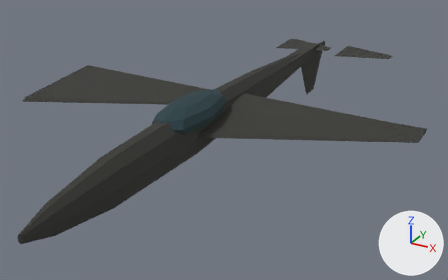
Two versions of the glTF model game/assets/units/su24_Destroyed.glb, one commit apart.
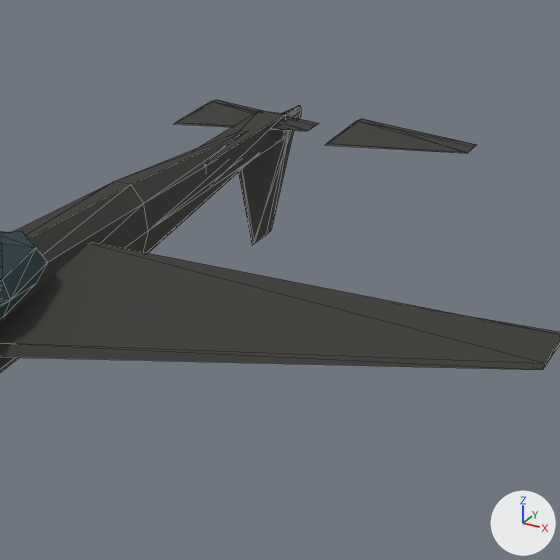
Old and new are each drawn whole from a camera (50 mm lens) standing at (12.36, -22.71, 11.87) and looking at (0.09, -0.4, 0.71) and again close up on the part from 47% to 95% of the width and 0% to 77% of the height. The axes (+X, +Y, +Z) are drawn at lower right. The lights are the same throughout. The last two pictures show the newer version. The close-ups show mesh edges as thin lines. Where no turn or scale is listed for an object, it has been applied to the vertices.

Names of what the first close-up shows: 'Cockpit', 'Elevator_L', 'Elevator_R', 'Fuselage', 'Rudder', 'TailBoom', 'Wing_R'.
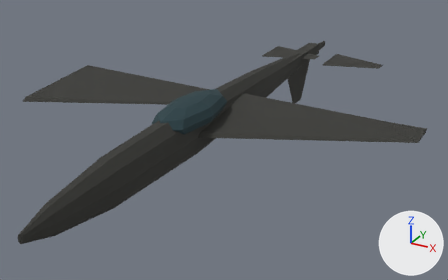
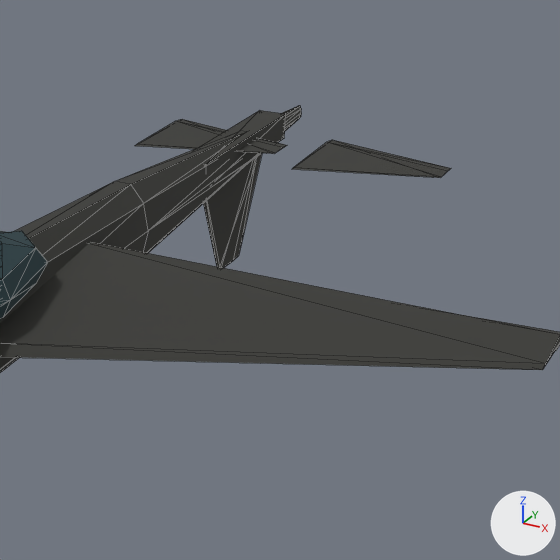
What differs and where, as boxes (x1, y1, x2, y2) in the close-ups (560 x 560 px):
'Rudder', moved: before (238, 130, 294, 245); after (203, 154, 262, 268)
'Elevator_R', moved: before (326, 119, 477, 153); after (292, 140, 451, 178)
'Elevator_L', moved: before (174, 100, 319, 131); after (135, 119, 287, 154)

What the commit changed:
Object 'Elevator_L' (ob_elevator_l) moves from (-1.75, 10.33, 2.42) to (-1.75, 8.36, 2.42).
Object 'Elevator_R' (ob_elevator_r) moves from (1.75, 10.33, 2.42) to (1.75, 8.36, 2.42).
Object 'Rudder' (ob_rudder) moves from (0.0, 10.33, 2.29) to (0.0, 8.36, 2.29).
